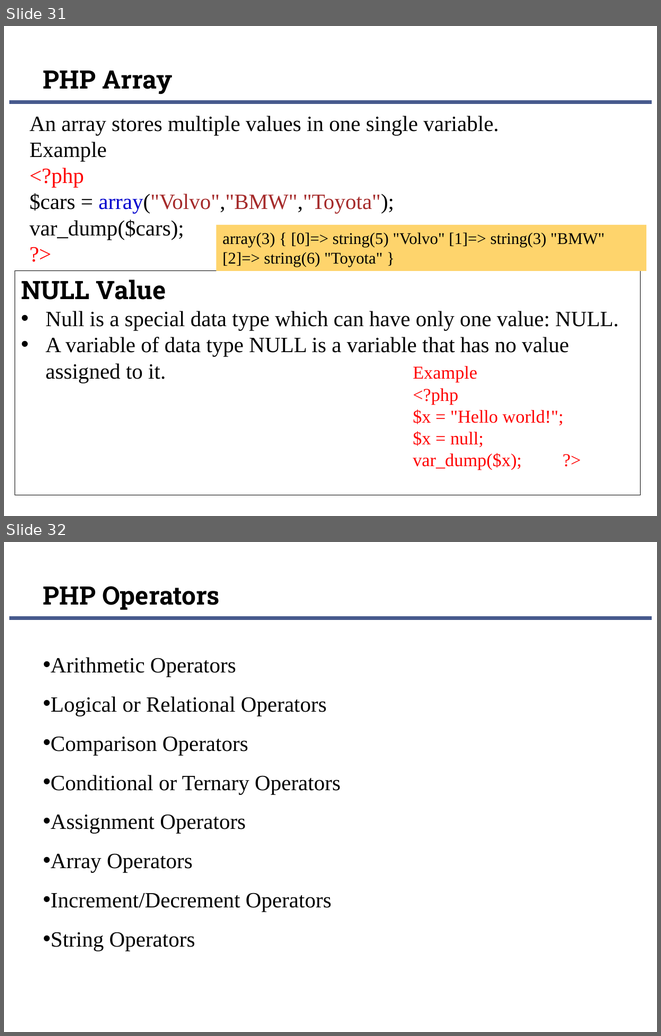
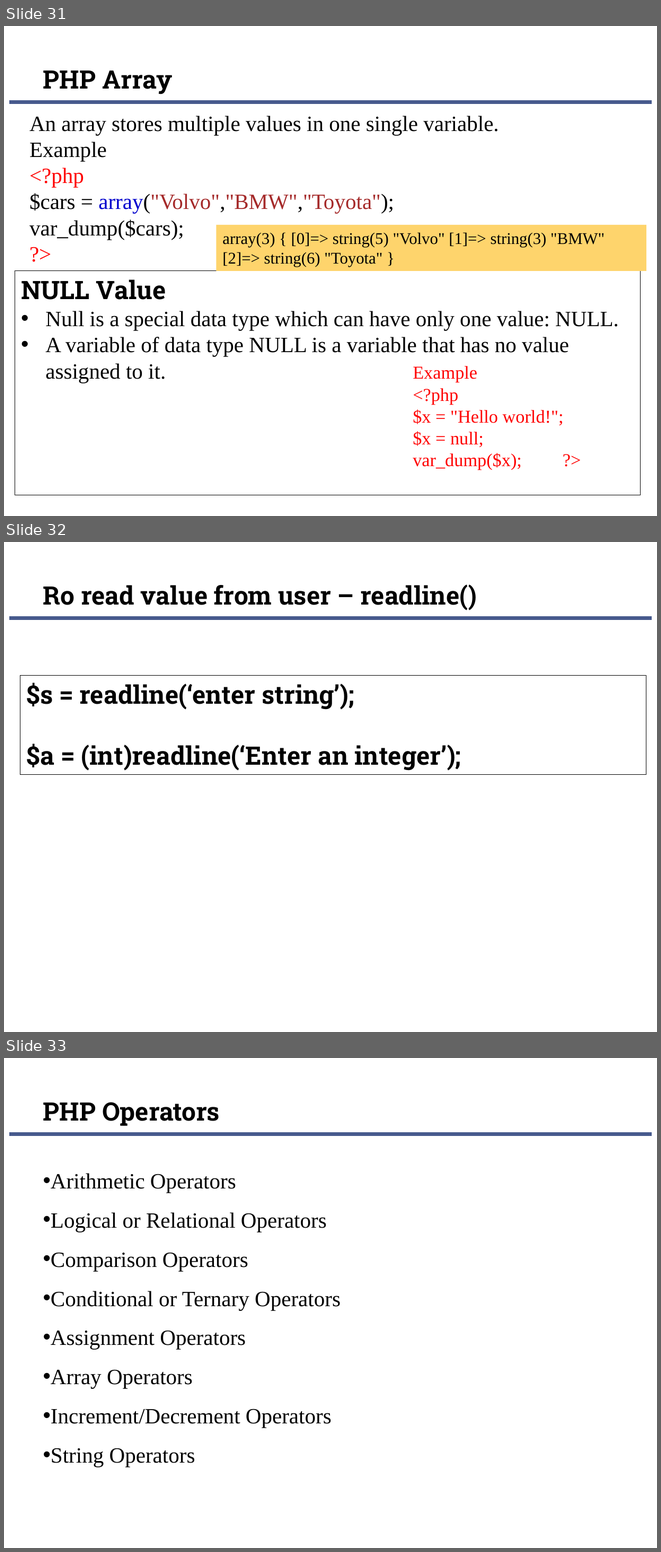
Before and after one commit to suniljeevan/WEBTECHNOLOGY, a slide deck: Class Materials/PPT/Module 3A PHP.pptx. Shown one above the other, each under a label of ours: slides 31 and 32 before the commit, slides 31, 32 and 33 after it. The pictures are 661x1036 and 661x1552 pixels, drawn with LibreOffice and Linux fonts; fonts in the diff are those of the drawing; background and template pictures are left out. Boxes give left, top, right and bottom in pixels: in the first picture for what was removed or moved away, otherwise in the second. Text is boxed around its words. In the diff, an @@ line names an element or a change of style, - is before the commit and + after.

```diff
--- a/Class Materials/PPT/Module 3A PHP.pptx
+++ b/Class Materials/PPT/Module 3A PHP.pptx
@@ slide 32 added at box(4, 542, 657, 1032), background #FFFFFF; not listed: 1 template element that a slide beside it also shows @@
@@ title added at box(43, 584, 477, 610), 28 pt, text #000000, bold @@
+Ro read value from user – readline()
@@ rectangle added at box(20, 675, 646, 774), outline #000000 0.75 pt, 28 pt, text #000000, bold @@
+$s = readline(‘enter string’);
+$a = (int)readline(‘Enter an integer’);
@@ what was slide 32 is now slide 33 @@
```
Also in this commit, not shown: 2 other files.
